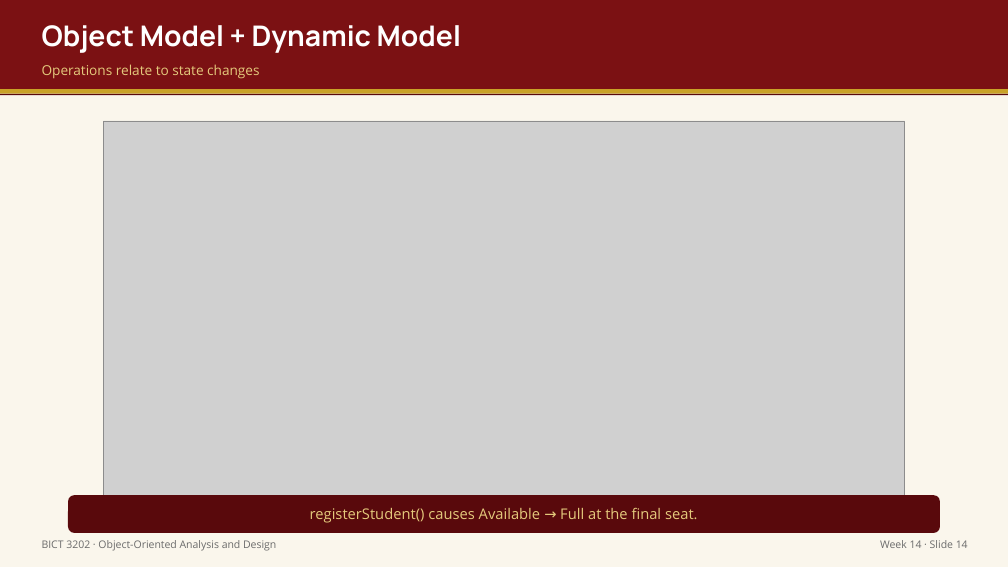
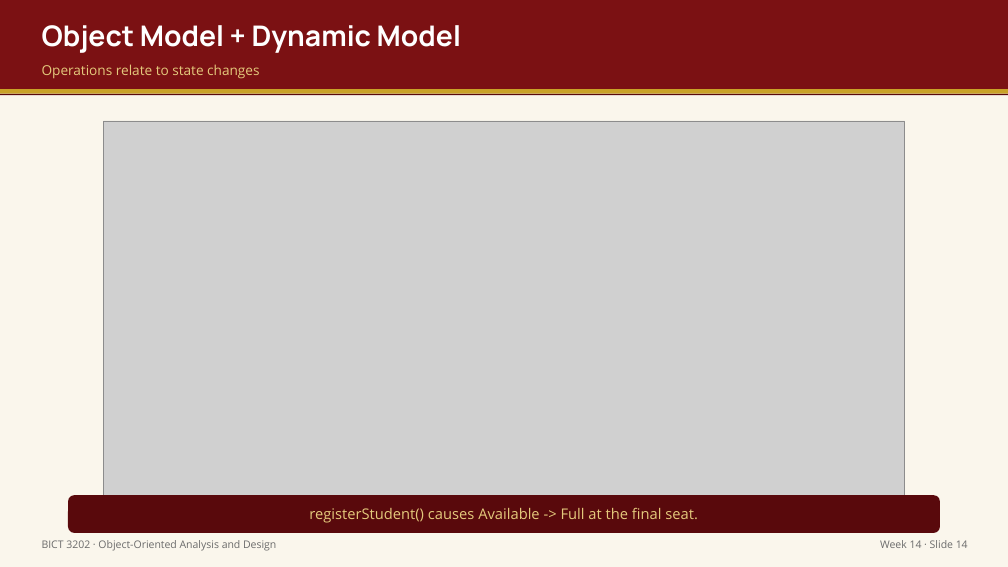
Before and after one commit to mrtc-solutions/OOP-MODULE, a slide deck: slide 15 of output/week14/Week14_Presentation_BICT3202_OOAD.pptx. Drawn at 1008x567 pixels with LibreOffice and Linux fonts; fonts in the diff are those of the drawing; grey boxes stand for pictures. Boxes give left, top, right and bottom in pixels: in the first picture for what was removed or moved away, otherwise in the second. Text is boxed around its words. In the diff, an @@ line names an element or a change of style, - is before the commit and + after.

```diff
--- a/output/week14/Week14_Presentation_BICT3202_OOAD.pptx
+++ b/output/week14/Week14_Presentation_BICT3202_OOAD.pptx
@@ text at [309,508,698,523]: text changed @@
-registerStudent() causes Available → Full at the final seat.
+registerStudent() causes Available -> Full at the final seat.
```
Also in this commit, not shown: 7 other slides changed, 44 other files.
